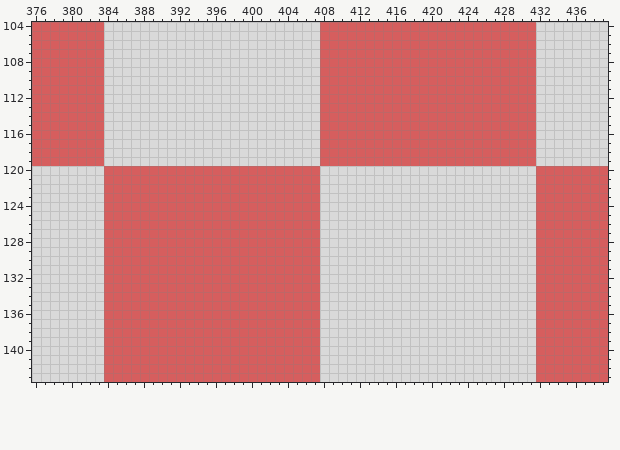
One commit to this pixel-art file: Assets/Resources/Sprites/tiles/Letter box.aseprite. Above, as it was before the edit.
576x144 pixels, 1 frame. Colours within 5 levels of each other are drawn and written as one. Shown: x 376..439, y 104..143.
And afterwards:
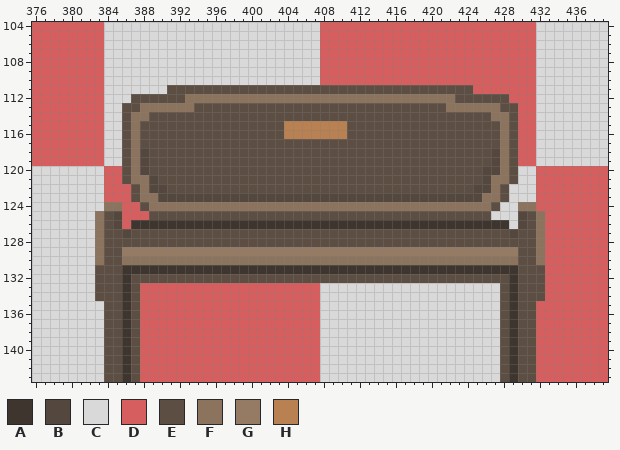
Palette (. is transparent): A #3e352e  B #54483e  C #d9d9d9  D #d65e5e  E #5c4e42  F #8c735e  G #957a64  H #b98051
What changed:
@@ x 376..439 @@
 110 DDDDDDDDCCCCCCCCCCCCCCCCCCCCCCCCDDDDDDDDDDDDDDDDDDDDDDDDCCCCCCCC
-111 DDDDDDDDCCCCCCCCCCCCCCCCCCCCCCCCDDDDDDDDDDDDDDDDDDDDDDDDCCCCCCCC
-112 DDDDDDDDCCCCCCCCCCCCCCCCCCCCCCCCDDDDDDDDDDDDDDDDDDDDDDDDCCCCCCCC
-113 DDDDDDDDCCCCCCCCCCCCCCCCCCCCCCCCDDDDDDDDDDDDDDDDDDDDDDDDCCCCCCCC
-114 DDDDDDDDCCCCCCCCCCCCCCCCCCCCCCCCDDDDDDDDDDDDDDDDDDDDDDDDCCCCCCCC
-115 DDDDDDDDCCCCCCCCCCCCCCCCCCCCCCCCDDDDDDDDDDDDDDDDDDDDDDDDCCCCCCCC
-116 DDDDDDDDCCCCCCCCCCCCCCCCCCCCCCCCDDDDDDDDDDDDDDDDDDDDDDDDCCCCCCCC
-117 DDDDDDDDCCCCCCCCCCCCCCCCCCCCCCCCDDDDDDDDDDDDDDDDDDDDDDDDCCCCCCCC
-118 DDDDDDDDCCCCCCCCCCCCCCCCCCCCCCCCDDDDDDDDDDDDDDDDDDDDDDDDCCCCCCCC
-119 DDDDDDDDCCCCCCCCCCCCCCCCCCCCCCCCDDDDDDDDDDDDDDDDDDDDDDDDCCCCCCCC
-120 CCCCCCCCDDDDDDDDDDDDDDDDDDDDDDDDCCCCCCCCCCCCCCCCCCCCCCCCDDDDDDDD
-121 CCCCCCCCDDDDDDDDDDDDDDDDDDDDDDDDCCCCCCCCCCCCCCCCCCCCCCCCDDDDDDDD
-122 CCCCCCCCDDDDDDDDDDDDDDDDDDDDDDDDCCCCCCCCCCCCCCCCCCCCCCCCDDDDDDDD
-123 CCCCCCCCDDDDDDDDDDDDDDDDDDDDDDDDCCCCCCCCCCCCCCCCCCCCCCCCDDDDDDDD
-124 CCCCCCCCDDDDDDDDDDDDDDDDDDDDDDDDCCCCCCCCCCCCCCCCCCCCCCCCDDDDDDDD
-125 CCCCCCCCDDDDDDDDDDDDDDDDDDDDDDDDCCCCCCCCCCCCCCCCCCCCCCCCDDDDDDDD
-126 CCCCCCCCDDDDDDDDDDDDDDDDDDDDDDDDCCCCCCCCCCCCCCCCCCCCCCCCDDDDDDDD
-127 CCCCCCCCDDDDDDDDDDDDDDDDDDDDDDDDCCCCCCCCCCCCCCCCCCCCCCCCDDDDDDDD
-128 CCCCCCCCDDDDDDDDDDDDDDDDDDDDDDDDCCCCCCCCCCCCCCCCCCCCCCCCDDDDDDDD
-129 CCCCCCCCDDDDDDDDDDDDDDDDDDDDDDDDCCCCCCCCCCCCCCCCCCCCCCCCDDDDDDDD
-130 CCCCCCCCDDDDDDDDDDDDDDDDDDDDDDDDCCCCCCCCCCCCCCCCCCCCCCCCDDDDDDDD
-131 CCCCCCCCDDDDDDDDDDDDDDDDDDDDDDDDCCCCCCCCCCCCCCCCCCCCCCCCDDDDDDDD
-132 CCCCCCCCDDDDDDDDDDDDDDDDDDDDDDDDCCCCCCCCCCCCCCCCCCCCCCCCDDDDDDDD
-133 CCCCCCCCDDDDDDDDDDDDDDDDDDDDDDDDCCCCCCCCCCCCCCCCCCCCCCCCDDDDDDDD
-134 CCCCCCCCDDDDDDDDDDDDDDDDDDDDDDDDCCCCCCCCCCCCCCCCCCCCCCCCDDDDDDDD
-135 CCCCCCCCDDDDDDDDDDDDDDDDDDDDDDDDCCCCCCCCCCCCCCCCCCCCCCCCDDDDDDDD
-136 CCCCCCCCDDDDDDDDDDDDDDDDDDDDDDDDCCCCCCCCCCCCCCCCCCCCCCCCDDDDDDDD
-137 CCCCCCCCDDDDDDDDDDDDDDDDDDDDDDDDCCCCCCCCCCCCCCCCCCCCCCCCDDDDDDDD
-138 CCCCCCCCDDDDDDDDDDDDDDDDDDDDDDDDCCCCCCCCCCCCCCCCCCCCCCCCDDDDDDDD
-139 CCCCCCCCDDDDDDDDDDDDDDDDDDDDDDDDCCCCCCCCCCCCCCCCCCCCCCCCDDDDDDDD
-140 CCCCCCCCDDDDDDDDDDDDDDDDDDDDDDDDCCCCCCCCCCCCCCCCCCCCCCCCDDDDDDDD
-141 CCCCCCCCDDDDDDDDDDDDDDDDDDDDDDDDCCCCCCCCCCCCCCCCCCCCCCCCDDDDDDDD
-142 CCCCCCCCDDDDDDDDDDDDDDDDDDDDDDDDCCCCCCCCCCCCCCCCCCCCCCCCDDDDDDDD
-143 CCCCCCCCDDDDDDDDDDDDDDDDDDDDDDDDCCCCCCCCCCCCCCCCCCCCCCCCDDDDDDDD
+111 DDDDDDDDCCCCCCCEEEEEEEEEEEEEEEEEEEEEEEEEEEEEEEEEEDDDDDDDCCCCCCCC
+112 DDDDDDDDCCCEEEEEEFFFFFFFFFFFFFFFFFFFFFFFFFFFFFFEEEEEEDDDCCCCCCCC
+113 DDDDDDDDCCEEFFFFFFEEEEEEEEEEEEEEEEEEEEEEEEEEEEFFFFFFEEDDCCCCCCCC
+114 DDDDDDDDCCEFFEEEEEEEEEEEEEEEEEEEEEEEEEEEEEEEEEEEEEEFFEDDCCCCCCCC
+115 DDDDDDDDCCEFEEEEEEEEEEEEEEEEHHHHHHHEEEEEEEEEEEEEEEEEFEDDCCCCCCCC
+116 DDDDDDDDCCEFEEEEEEEEEEEEEEEEHHHHHHHEEEEEEEEEEEEEEEEEFEDDCCCCCCCC
+117 DDDDDDDDCCEFEEEEEEEEEEEEEEEEEEEEEEEEEEEEEEEEEEEEEEEEFEDDCCCCCCCC
+118 DDDDDDDDCCEFBEEEEEEEEEEEEEEEEEEEEEEEEEEEEEEEEEEEEEEBFEDDCCCCCCCC
+119 DDDDDDDDCCEFBEEEEEEEEEEEEEEEEEEEEEEEEEEEEEEEEEEEEEEBFEDDCCCCCCCC
+120 CCCCCCCCDDEFBEEEEEEEEEEEEEEEEEEEEEEEEEEEEEEEEEEEEEBBFECCDDDDDDDD
+121 CCCCCCCCDDEFFBEEEEEEEEEEEEEEEEEEEEEEEEEEEEEEEEEEEEBFFECCDDDDDDDD
+122 CCCCCCCCDDDEFBBEEEEEEEEEEEEEEEEEEEEEEEEEEEEEEEEEEBBFECCCDDDDDDDD
+123 CCCCCCCCDDDEFFBBBBBBBBBBBBBBBBBBBBBBBBBBBBBBBBBBBBFFECCCDDDDDDDD
+124 CCCCCCCCFFDDEFFFFFFFFFFFFFFFFFFFFFFFFFFFFFFFFFFFFFFECCFFDDDDDDDD
+125 CCCCCCCFEBDDDEEEEEEEEEEEEEEEEEEEEEEEEEEEEEEEEEEEEEECCCBEFDDDDDDD
+126 CCCCCCCFEBDAAAAAAAAAAAAAAAAAAAAAAAAAAAAAAAAAAAAAAAAAACBEFDDDDDDD
+127 CCCCCCCFEEBEEEEEEEEEEEEEEEEEEEEEEEEEEEEEEEEEEEEEEEEEEBEEFDDDDDDD
+128 CCCCCCCFEEEEEEEEEEEEEEEEEEEEEEEEEEEEEEEEEEEEEEEEEEEEEEEEFDDDDDDD
+129 CCCCCCCFEEGGGGGGGGGGGGGGGGGGGGGGGGGGGGGGGGGGGGGGGGGGGGEEFDDDDDDD
+130 CCCCCCCFEEFFFFFFFFFFFFFFFFFFFFFFFFFFFFFFFFFFFFFFFFFFFFEEFDDDDDDD
+131 CCCCCCCEEEAAAAAAAAAAAAAAAAAAAAAAAAAAAAAAAAAAAAAAAAAAAAEEEDDDDDDD
+132 CCCCCCCEEEAEEEEEEEEEEEEEEEEEEEEEEEEEEEEEEEEEEEEEEEEEEAEEEDDDDDDD
+133 CCCCCCCEEEAEDDDDDDDDDDDDDDDDDDDDCCCCCCCCCCCCCCCCCCCCEAEEEDDDDDDD
+134 CCCCCCCEEEAEDDDDDDDDDDDDDDDDDDDDCCCCCCCCCCCCCCCCCCCCEAEEEDDDDDDD
+135 CCCCCCCCEEAEDDDDDDDDDDDDDDDDDDDDCCCCCCCCCCCCCCCCCCCCEAEEDDDDDDDD
+136 CCCCCCCCEEAEDDDDDDDDDDDDDDDDDDDDCCCCCCCCCCCCCCCCCCCCEAEEDDDDDDDD
+137 CCCCCCCCEEAEDDDDDDDDDDDDDDDDDDDDCCCCCCCCCCCCCCCCCCCCEAEEDDDDDDDD
+138 CCCCCCCCEEAEDDDDDDDDDDDDDDDDDDDDCCCCCCCCCCCCCCCCCCCCEAEEDDDDDDDD
+139 CCCCCCCCEEAEDDDDDDDDDDDDDDDDDDDDCCCCCCCCCCCCCCCCCCCCEAEEDDDDDDDD
+140 CCCCCCCCEEAEDDDDDDDDDDDDDDDDDDDDCCCCCCCCCCCCCCCCCCCCEAEEDDDDDDDD
+141 CCCCCCCCEEAEDDDDDDDDDDDDDDDDDDDDCCCCCCCCCCCCCCCCCCCCEAEEDDDDDDDD
+142 CCCCCCCCEEAEDDDDDDDDDDDDDDDDDDDDCCCCCCCCCCCCCCCCCCCCEAEEDDDDDDDD
+143 CCCCCCCCEEAEDDDDDDDDDDDDDDDDDDDDCCCCCCCCCCCCCCCCCCCCEAEEDDDDDDDD
Pixel boxes of the changes (left, top, right, bottom) in both pictures:
changed: (95, 85, 545, 382)
